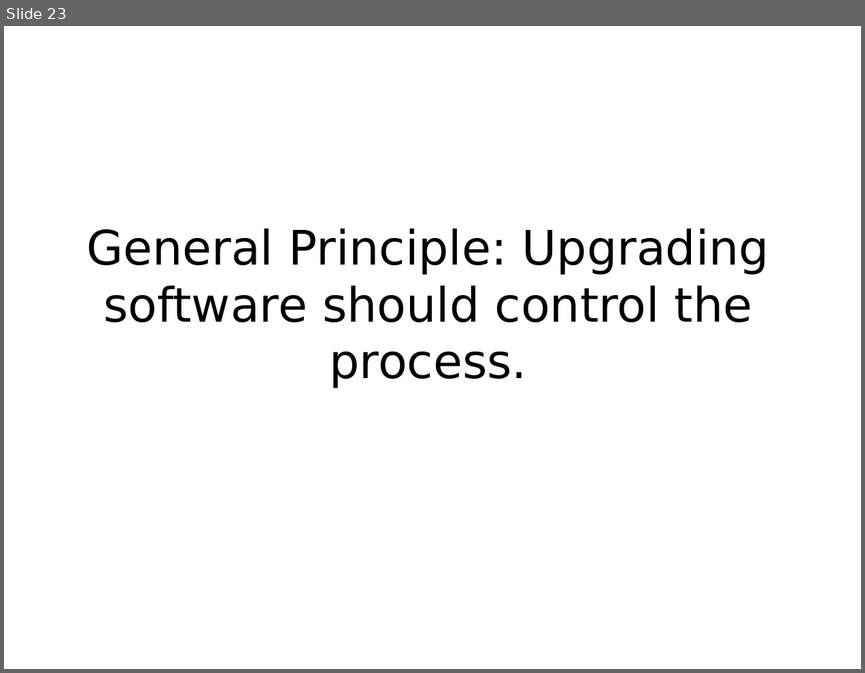
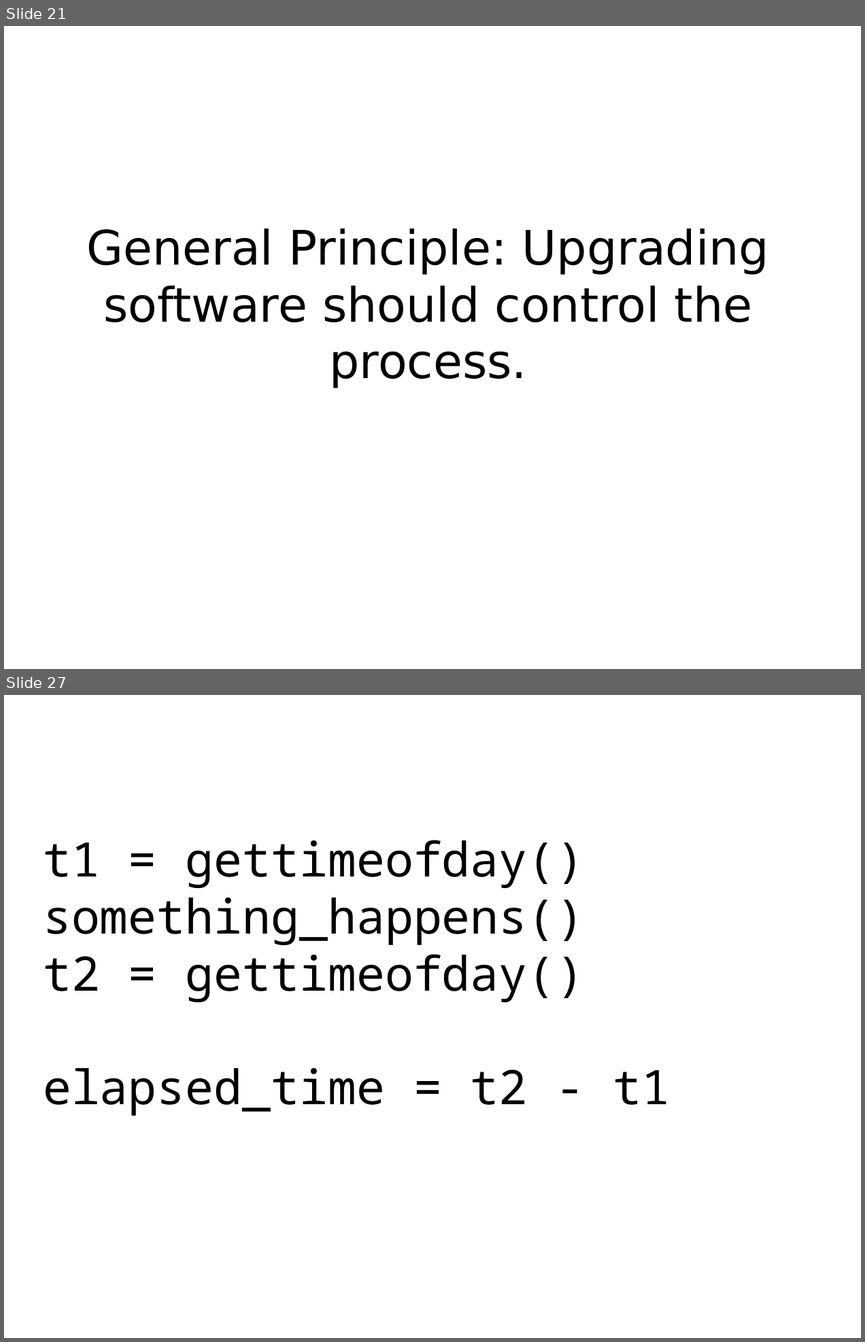
Before and after one commit to mkohler/embedded_python_presentation, a slide deck: embedded_python.odp. Shown one above the other, each under a label of ours: slide 23 before the commit, slides 21 and 27 after it; the slides between them are not shown. The pictures are 865x673 and 865x1342 pixels, drawn with LibreOffice and Linux fonts; fonts in the diff are those of the drawing. Boxes give left, top, right and bottom in pixels: in the first picture for what was removed or moved away, otherwise in the second. Text is boxed around its words. In the diff, an @@ line names an element or a change of style, - is before the commit and + after.

```diff
--- a/embedded_python.odp
+++ b/embedded_python.odp
@@ slide 27 added at <box>4,695,861,1338</box>, background #FFFFFF @@
@@ title added at <box>43,840,670,1116</box>, 44 pt, text #000000 @@
+t1 = gettimeofday()
+something_happens()
+t2 = gettimeofday()
+elapsed_time = t2 - t1
@@ what was slide 23 is now slide 21 @@
```
Also in this commit, not shown: 1 slide changed, 8 other slides added, 6 slides removed.
